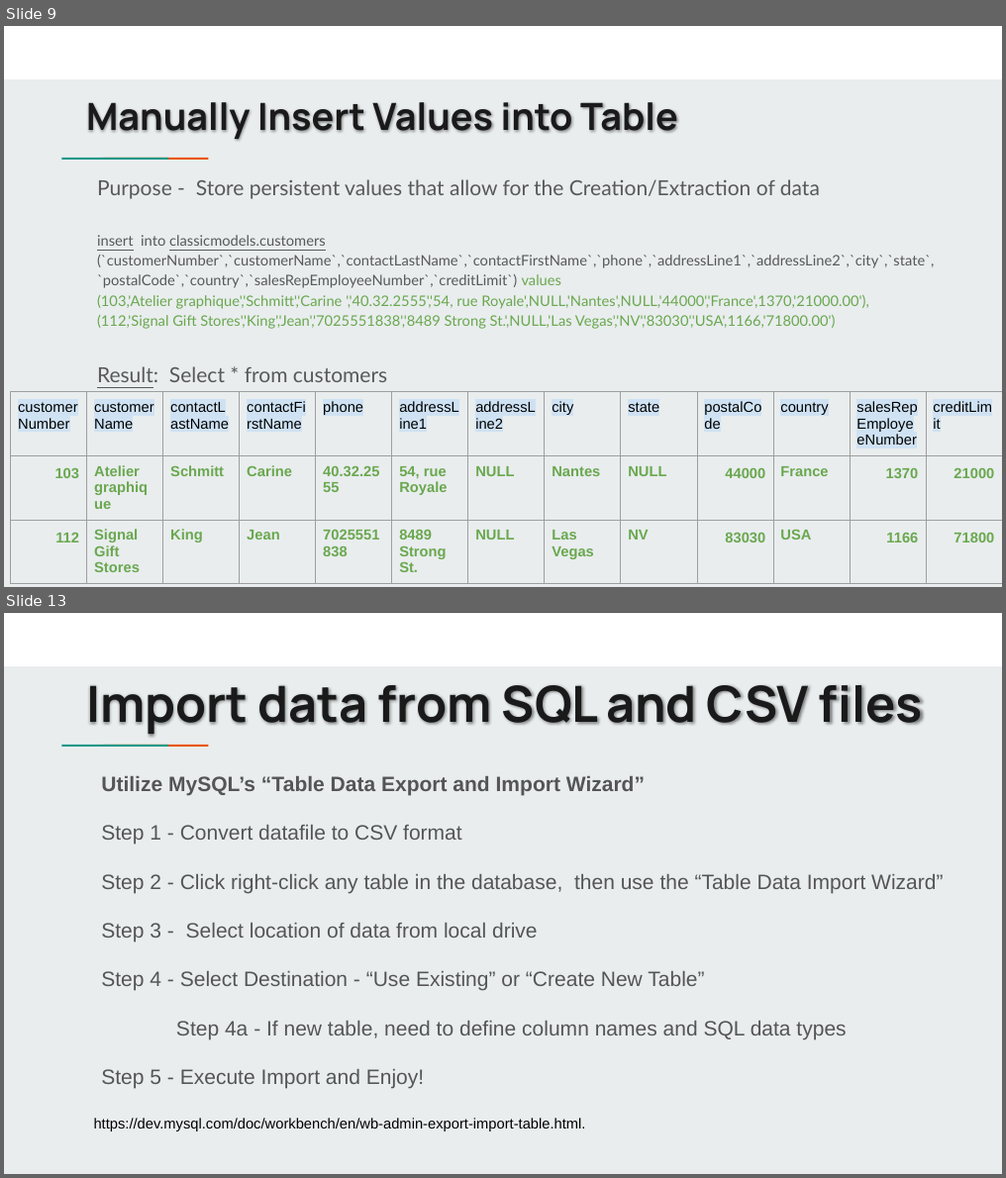
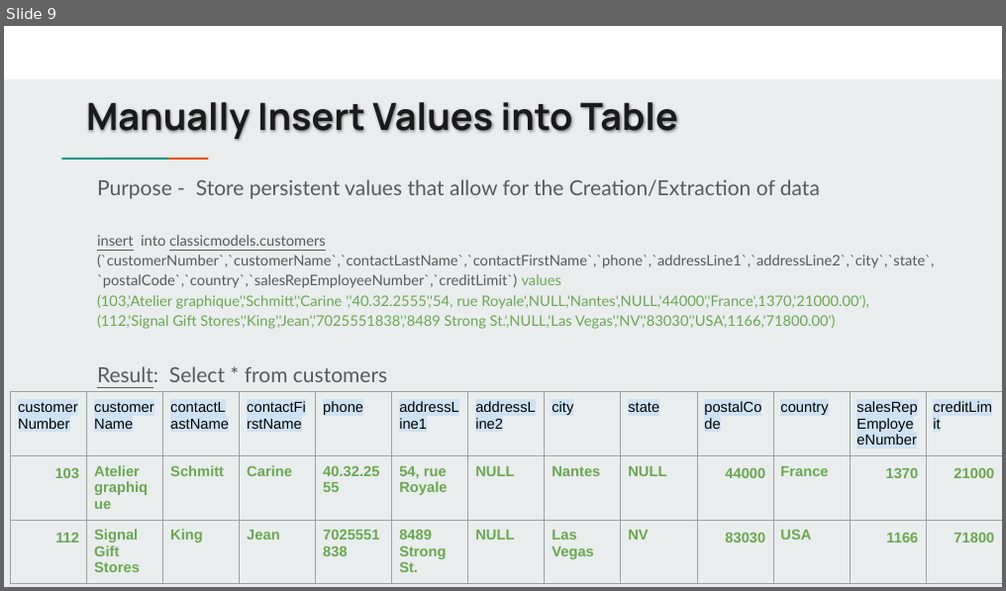
Before and after one commit to jbergmann56/OSDA-DataManipulationAndManagement, a slide deck: Lectures/Manipulating Data Pt. 1 (3).pptx. Shown one above the other, each under a label of ours: slides 9 and 13 before the commit, slide 9 after it; the slides between them are not shown. The pictures are 1006x1178 and 1006x591 pixels, drawn with LibreOffice and Linux fonts; fonts in the diff are those of the drawing. Boxes give left, top, right and bottom in pixels: in the first picture for what was removed or moved away, otherwise in the second. Text is boxed around its words. In the diff, an @@ line names an element or a change of style, - is before the commit and + after.

```diff
--- a/Lectures/Manipulating Data Pt. 1 (3).pptx
+++ b/Lectures/Manipulating Data Pt. 1 (3).pptx
@@ slide 13 removed at (x1=4, y1=613, x2=1002, y2=1174), background #E9EDEE; not listed: 3 template elements that a slide beside it also shows @@
@@ title removed at (x1=86, y1=685, x2=924, y2=736) @@
-Import data from SQL and CSV files
@@ text removed at (x1=101, y1=776, x2=943, y2=1089) @@
-Utilize MySQL’s “Table Data Export and Import Wizard”
-Step 1 - Convert datafile to CSV format
-Step 2 - Click right-click any table in the database, then use the “Table Data Import Wizard”
-Step 3 - Select location of data from local drive
-Step 4 - Select Destination - “Use Existing” or “Create New Table”
-Step 4a - If new table, need to define column names and SQL data types
-Step 5 - Execute Import and Enjoy!
@@ text removed at (x1=94, y1=1118, x2=586, y2=1132) @@
-https://dev.mysql.com/doc/workbench/en/wb-admin-export-import-table.html.
```
Also in this commit, not shown: 5 slides changed, 3 slides added, 1 other slide removed, 13 other files.
